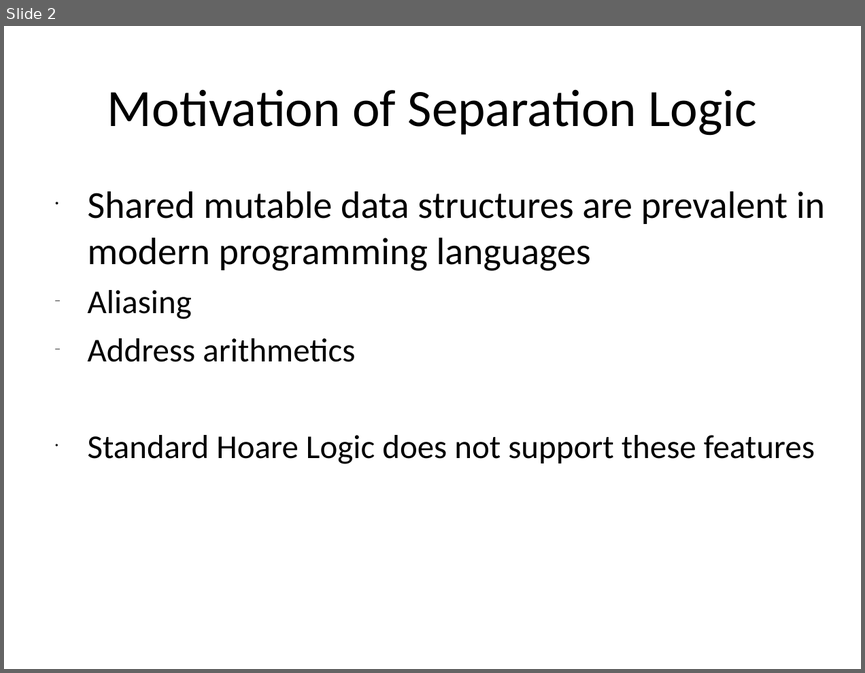
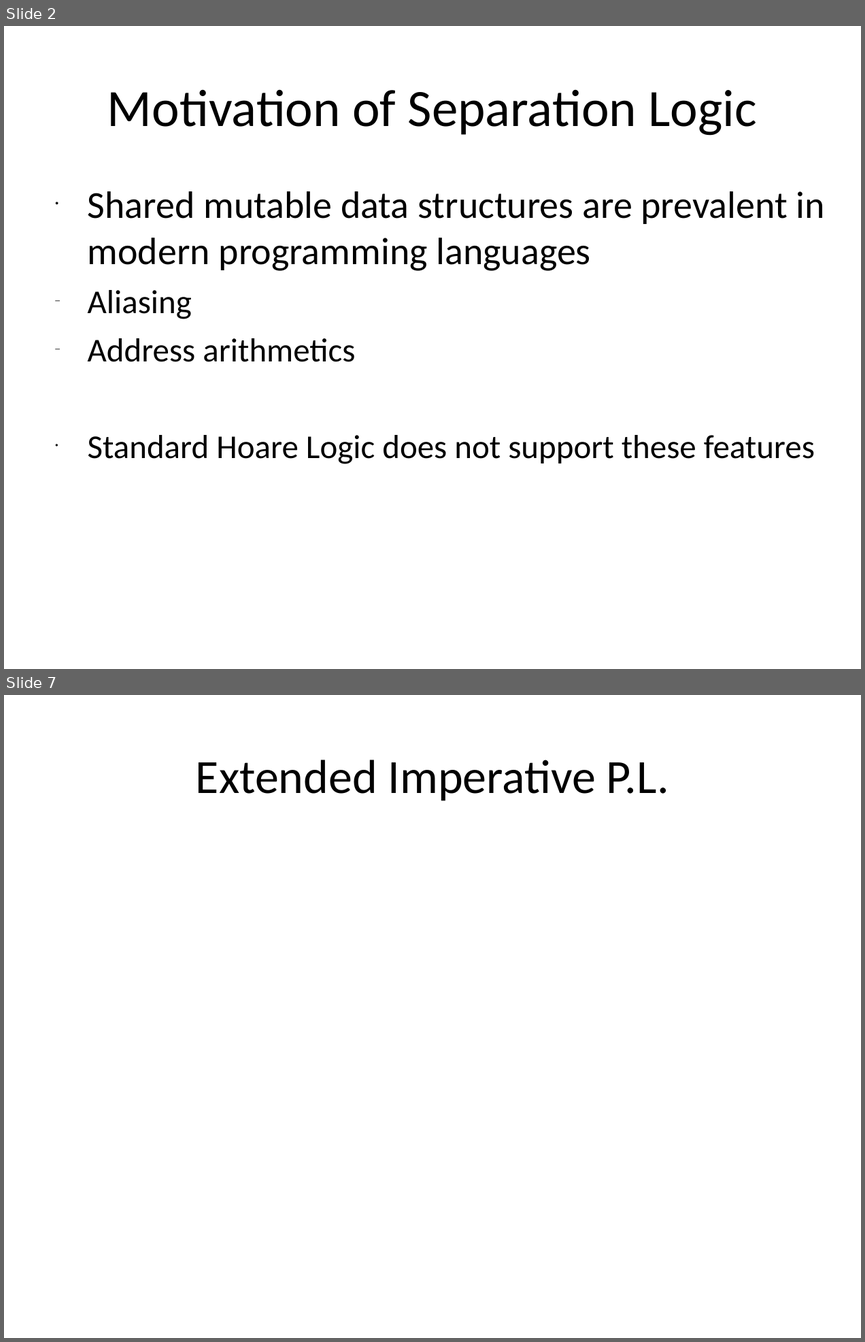
Before and after one commit to xiaohe27/Papers4Courses, a slide deck: FM/presentations/Overview of Separation Logic.ppt. Shown one above the other, each under a label of ours: slide 2 before the commit, slides 2 and 7 after it; the slides between them are not shown. The pictures are 865x673 and 865x1342 pixels, drawn with LibreOffice and Linux fonts; fonts in the diff are those of the drawing. Boxes give left, top, right and bottom in pixels: in the first picture for what was removed or moved away, otherwise in the second. Text is boxed around its words. In the diff, an @@ line names an element or a change of style, - is before the commit and + after.

```diff
--- a/FM/presentations/Overview of Separation Logic.ppt
+++ b/FM/presentations/Overview of Separation Logic.ppt
@@ slide 7 added at (x1=4, y1=695, x2=861, y2=1338), background #FFFFFF @@
@@ title added at (x1=196, y1=760, x2=669, y2=801), 40 pt, text #000000 @@
+Extended Imperative P.L.
```
Also in this commit, not shown: 2 slides changed, 5 other slides added.
